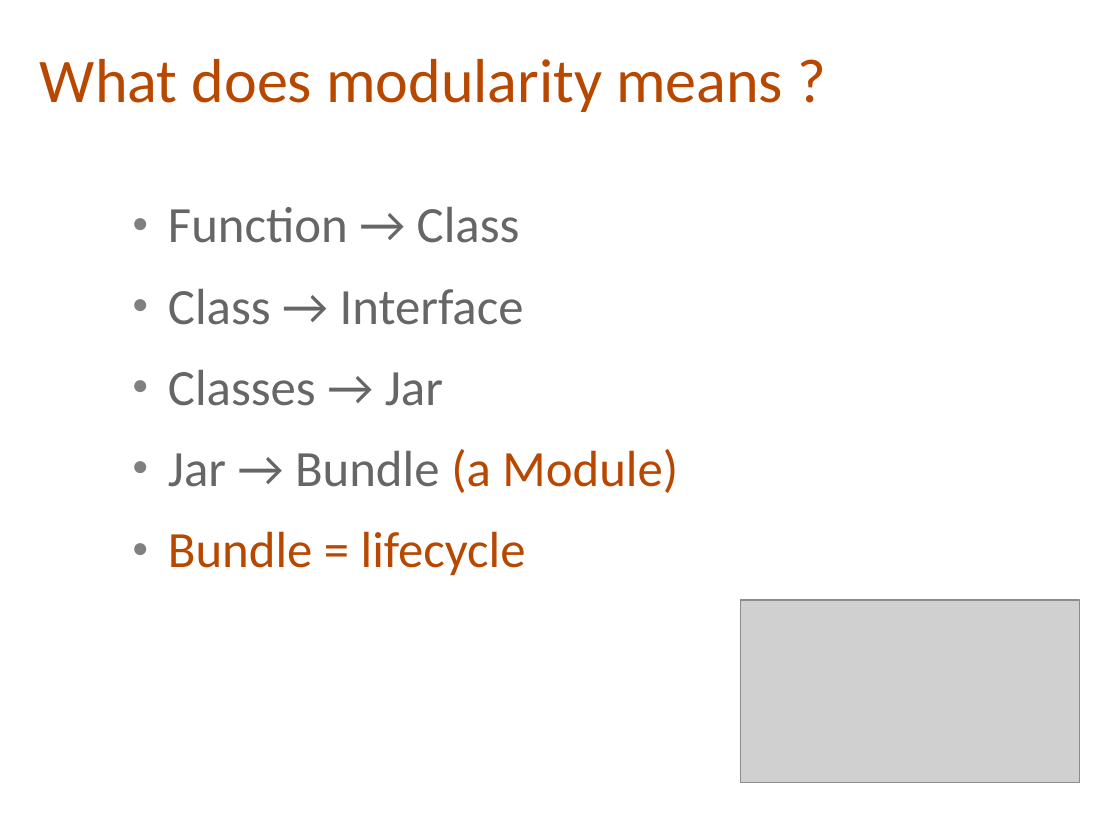
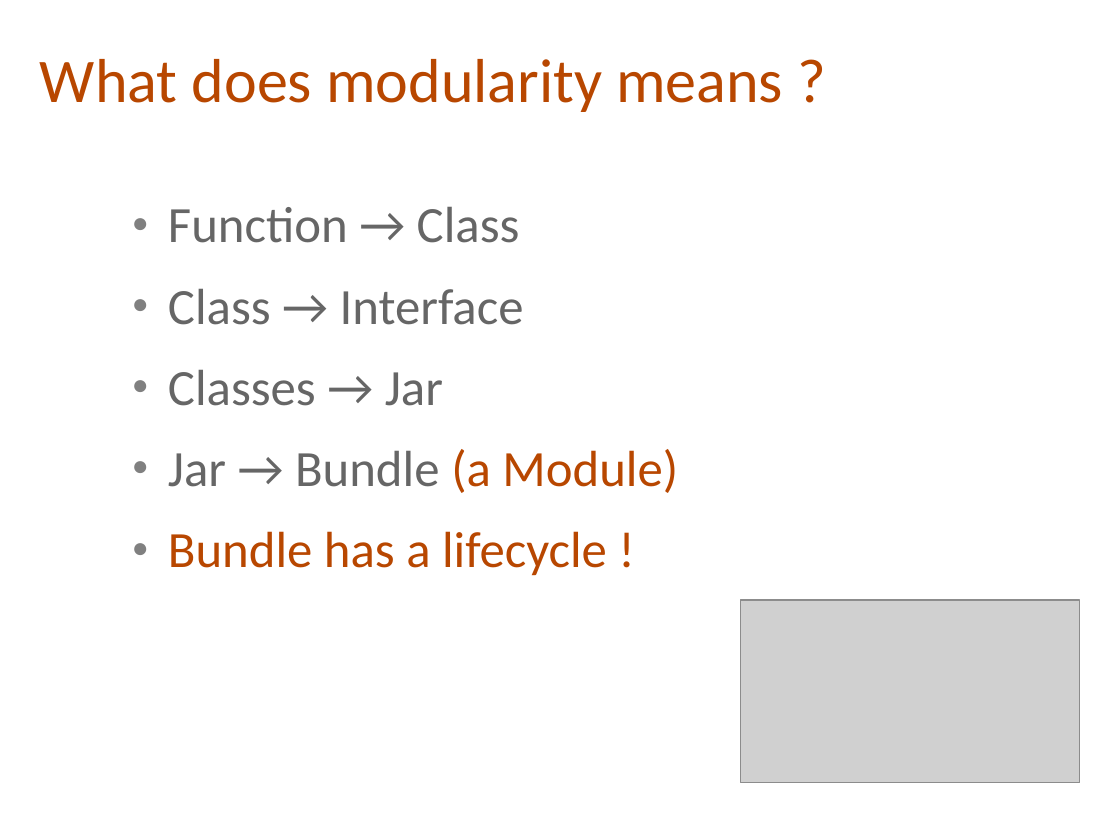
Before and after one commit to cmoulliard/apachecon-2012, a slide deck: slide 7 of karaf-ee-apachecon_eu_2012.odp (slide 9 before the commit). Drawn at 1120x840 pixels with LibreOffice and Linux fonts; fonts in the diff are those of the drawing; grey boxes stand for pictures; background and template pictures are left out. Boxes give left, top, right and bottom in pixels: in the first picture for what was removed or moved away, otherwise in the second. Text is boxed around its words. In the diff, an @@ line names an element or a change of style, - is before the commit and + after.

```diff
--- a/karaf-ee-apachecon_eu_2012.odp
+++ b/karaf-ee-apachecon_eu_2012.odp
@@ text at (168,531,607,576): text changed @@
-● Bundle = lifecycle
+● Bundle has a lifecycle !
```
Also in this commit, not shown: 14 other slides changed, 4 slides added, 1 slide removed.
